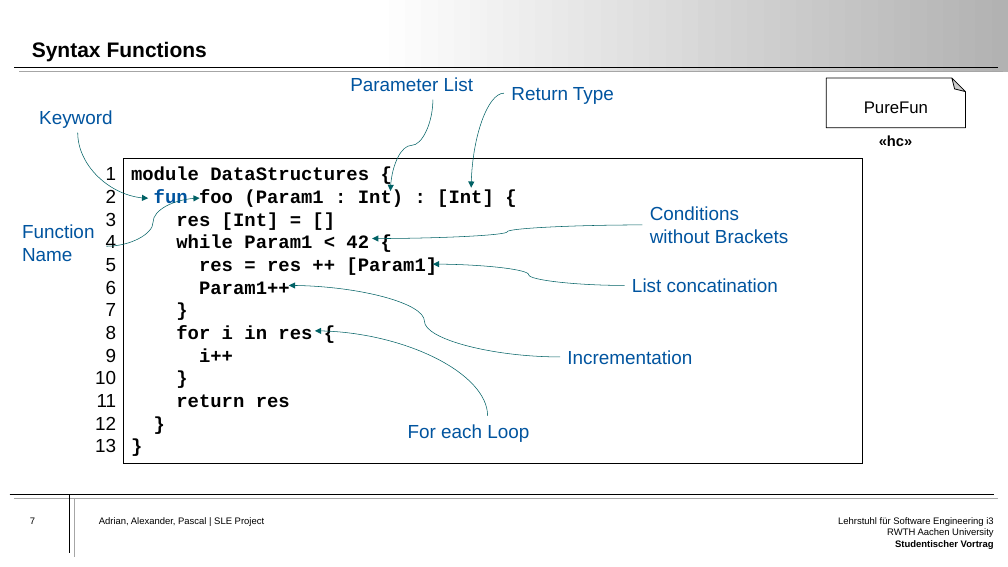
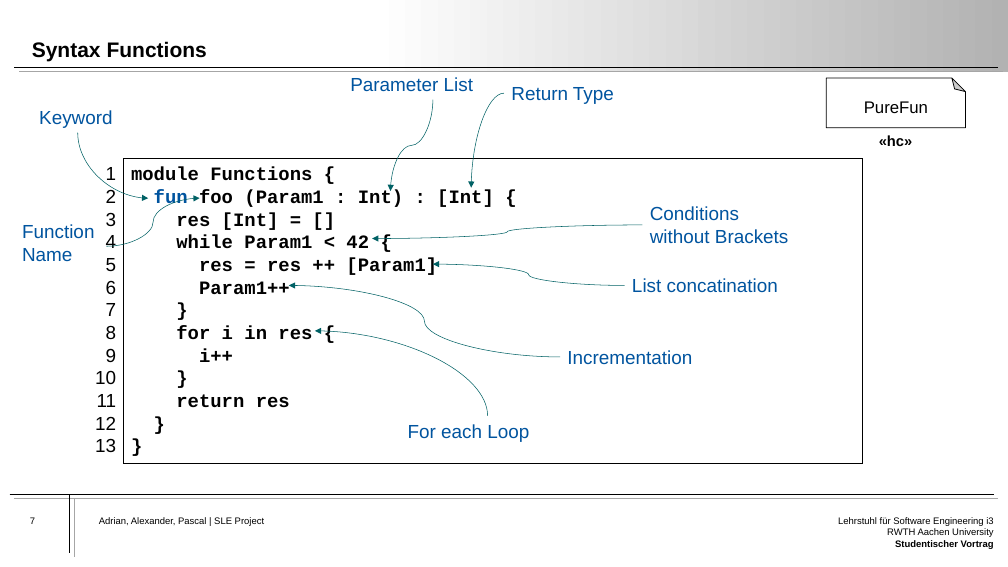
Before and after one commit to Atrisan/PureFun, a slide deck: slide 7 of Presentation/PureFun-Presentation.pptx. Drawn at 1008x567 pixels with LibreOffice and Linux fonts; fonts in the diff are those of the drawing. Boxes give left, top, right and bottom in pixels: in the first picture for what was removed or moved away, otherwise in the second. Text is boxed around its words. In the diff, an @@ line names an element or a change of style, - is before the commit and + after.

Commit message:
Presentation Version 1

```diff
--- a/Presentation/PureFun-Presentation.pptx
+++ b/Presentation/PureFun-Presentation.pptx
@@ text in rectangle at (131, 167, 312, 181): text changed @@
-module DataStructures {
+module Functions {
```
Also in this commit, not shown: 3 other slides changed, 2 slides added, 2 slides removed.
